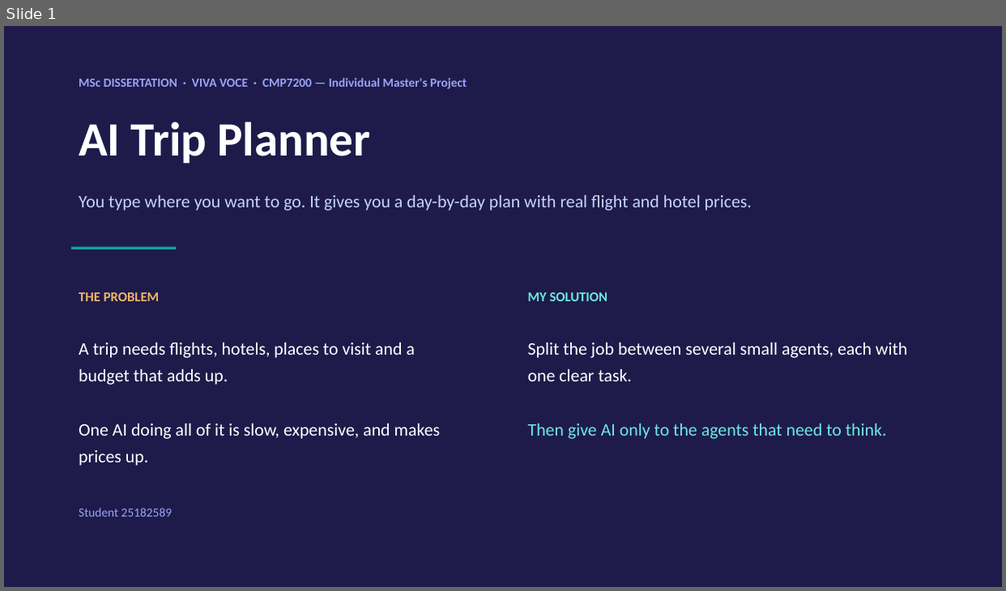
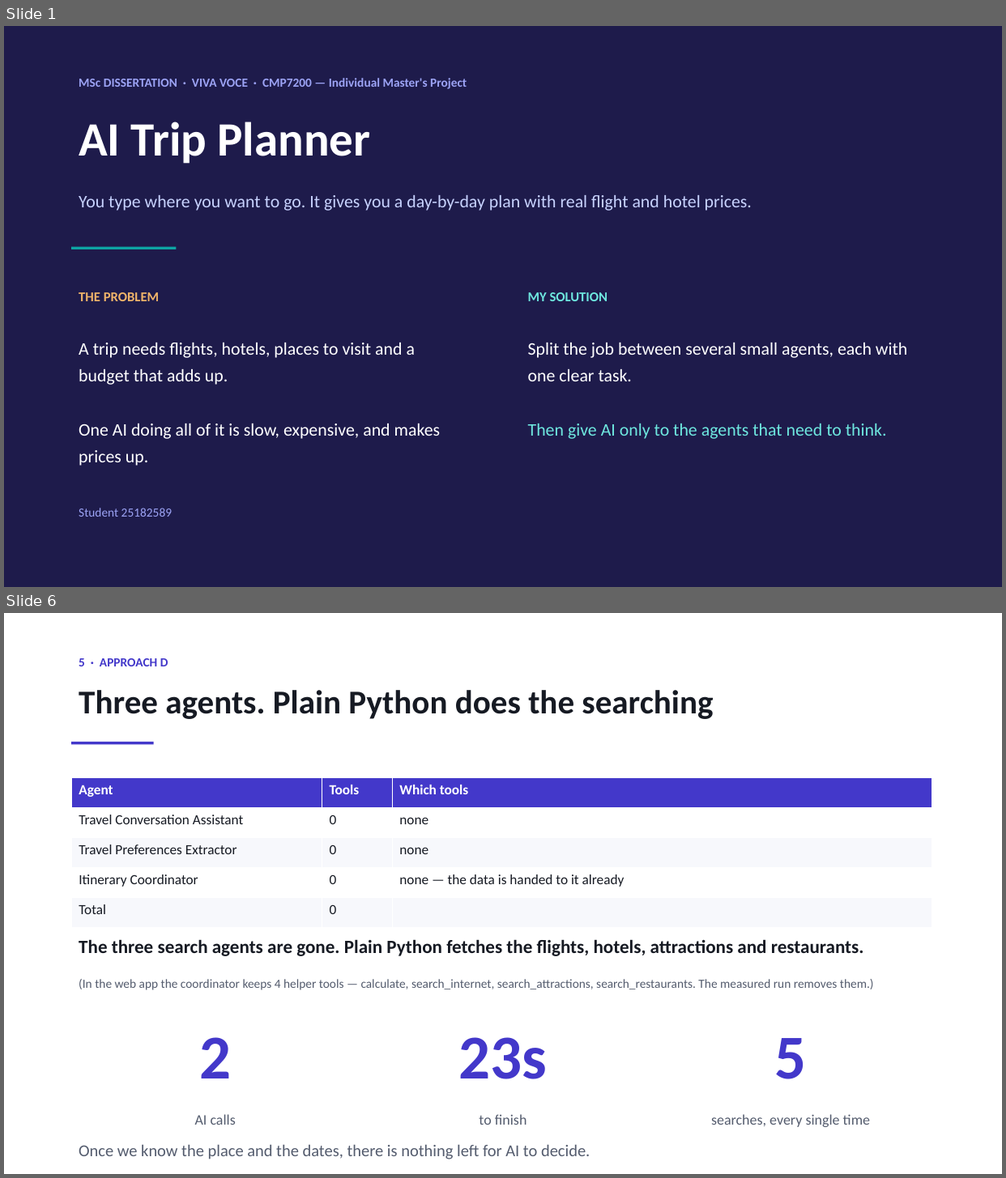
Before and after one commit to sherali143/Trip-Planner, a slide deck: submission/CMP7200_Viva_Presentation.pptx. Shown one above the other, each under a label of ours: slide 1 before the commit, slides 1 and 6 after it; the slides between them are not shown. The pictures are 1006x591 and 1006x1178 pixels, drawn with LibreOffice and Linux fonts; fonts in the diff are those of the drawing. Boxes give left, top, right and bottom in pixels: in the first picture for what was removed or moved away, otherwise in the second. Text is boxed around its words. In the diff, an @@ line names an element or a change of style, - is before the commit and + after.

Commit message:
Nine slides: one approach per slide, with its tools named
The deck now goes problem and solution, the six agents, then Approach A, B,
C and D one per slide. Each approach slide lists that approach's agents with
how many tools it holds and the tool names, so the tool inventory is read
off the slide rather than remembered.

Approach D's table now says 0 tools, which is what the measured arm builds -
its coordinator is created with tools=[]. The four helper tools the web app
leaves on the coordinator are noted in small type rather than counted, and
the comparison row is relabelled "tools given to agents" to match.

Dropped the eight-jobs, four-ways and tool-server slides, and the flow
diagrams that went with them, so the per-approach detail has room.

```diff
--- a/submission/CMP7200_Viva_Presentation.pptx
+++ b/submission/CMP7200_Viva_Presentation.pptx
@@ slide 6 added at bbox=[4, 613, 1002, 1174], background #FFFFFF @@
@@ text added at bbox=[79, 658, 168, 666], 12 pt, text #4338CA, bold @@
+5 · APPROACH D
@@ text added at bbox=[79, 690, 713, 719], 32 pt, text #161A23, bold @@
+Three agents. Plain Python does the searching
@@ rectangle added at bbox=[71, 742, 154, 745], fill #4338CA @@
@@ table added at bbox=[71, 777, 932, 927], 5 rows, 3 columns @@
+Agent | Tools | Which tools
+Travel Conversation Assistant | 0 | none
+Travel Preferences Extractor | 0 | none
+Itinerary Coordinator | 0 | none — the data is handed to it already
+Total | 0 | 
@@ text added at bbox=[79, 939, 864, 956], 18 pt, text #161A23, bold @@
+The three search agents are gone. Plain Python fetches the flights, hotels, attractions and restaurants.
@@ text added at bbox=[79, 979, 874, 990], 12 pt, text #545C6E @@
+(In the web app the coordinator keeps 4 helper tools — calculate, search_internet, search_attractions, search_restaurants. The measured run removes them.)
@@ text added at bbox=[199, 1037, 231, 1079], 60 pt, text #4338CA, bold @@
+2
@@ text added at bbox=[459, 1037, 548, 1080], 60 pt, text #4338CA, bold @@
+23s
@@ text added at bbox=[775, 1038, 807, 1080], 60 pt, text #4338CA, bold @@
+5
@@ text added at bbox=[195, 1114, 236, 1125], 14 pt, text #545C6E @@
+AI calls
@@ text added at bbox=[479, 1114, 527, 1125], 14 pt, text #545C6E @@
+to finish
@@ text added at bbox=[711, 1114, 870, 1127], 14 pt, text #545C6E @@
+searches, every single time
@@ text added at bbox=[79, 1144, 590, 1160], 16 pt, text #545C6E @@
+Once we know the place and the dates, there is nothing left for AI to decide.
```
Also in this commit, not shown: 4 slides changed, 3 other slides added, 7 slides removed, 1 other file.
